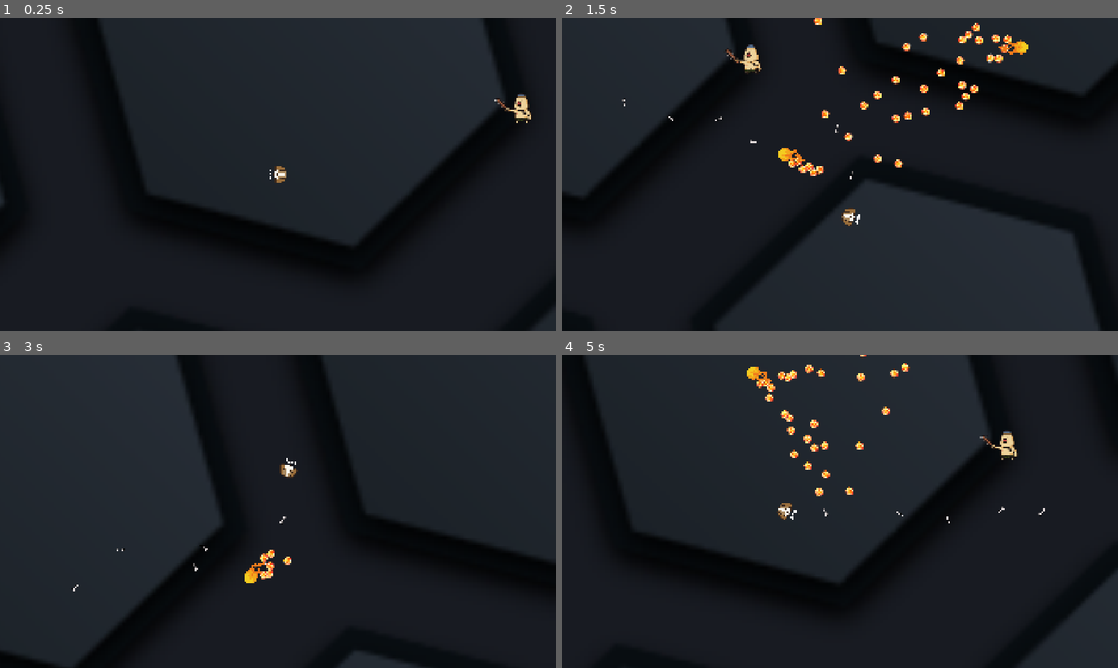
Above: before the commit, frames 1-4 (two rows, left to right).
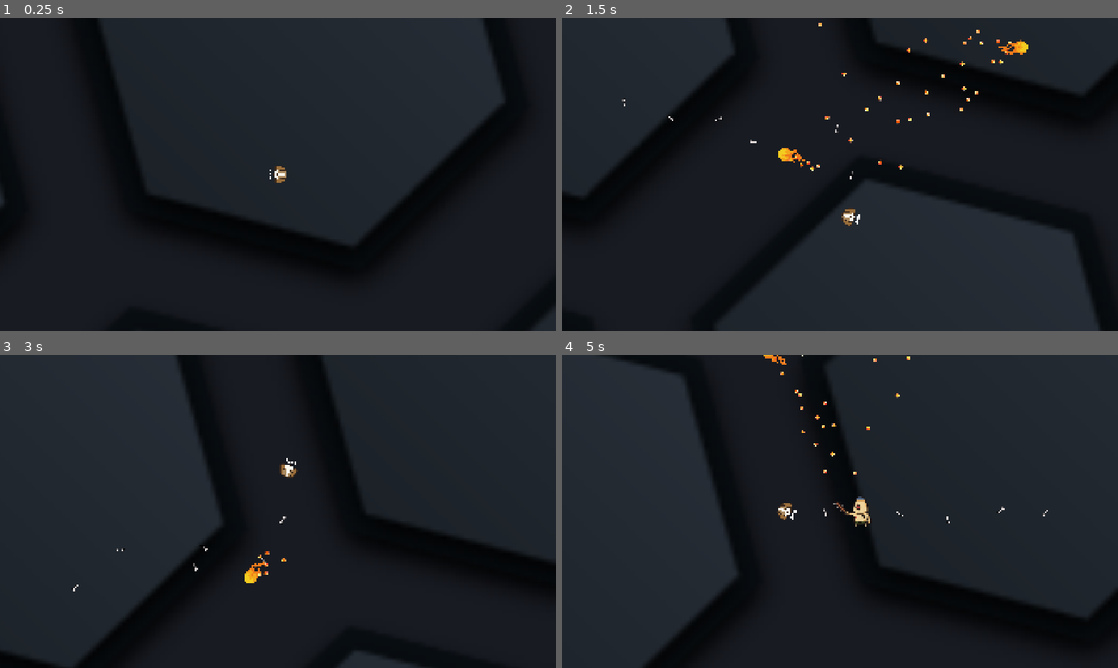
Above: after the commit, the same moments.

Repository: KartrickIsMe/shooter
Game: Godot game, scene res://ScenesAndScripts/Main.tscn
Two runs of this game, one before a commit and one after it. Both use one fixed random seed, a clock stepped at 60 frames per second and the inputs below.
Inputs (mouse positions are in pixels of both pictures, inside the frame that each line leads up to):
- Up to frame 1 (0.25 s): no input
- Up to frame 2 (1.5 s): move the mouse to (962, 158) at 0.52 s; hold Right (ui_right) 0.53-1.28 s; click (962, 158) at 0.6 s; move the mouse to (728, 190) at 1.27 s; hold Down (ui_down) from 1.28 s (still down); click (728, 190) at 1.35 s
- Up to frame 3 (3 s): move the mouse to (333, 442) at 2.02 s; release Down (ui_down) at 2.03 s; hold Right (ui_right) 2.03-2.78 s; click (333, 442) at 2.1 s; move the mouse to (250, 574) at 2.77 s; hold Up (ui_up) from 2.78 s (still down); click (250, 574) at 2.85 s
- Up to frame 4 (5 s): move the mouse to (1006, 558) at 3.52 s; release Up (ui_up) at 3.53 s; hold Left (ui_left) from 3.53 s (still down); click (1006, 558) at 3.6 s; move the mouse to (673, 464) at 4.27 s; click (673, 464) at 4.35 s

The runs differ from the first frame. In frame 1, 0.2% of the frame differs, in the area x 88-96%, y 24-34%; in frame 2, 1.5%; in frame 3, 0.2%; in frame 4, 24%, in the area x 0-100%, y 0-100%.

Commit message:
Made enemy follow player

Diff:
--- a/ScenesAndScripts/Bullet.gd
+++ b/ScenesAndScripts/Bullet.gd
@@ -1,15 +1,14 @@
 extends Area2D
 
-@export var speed = 1200
-@export var lifeTime = 10
-var direction
+@export var speed: float = 1200.0
+@export var lifeTime: int = 10
+@onready var direction: Vector2 = Vector2.RIGHT.rotated(rotation)
+@onready var A_fire = $AnimatedFire
 var velocity
-var A_fire
+
 
 func _ready() -> void:
 	print("BULLET ENTERED THE SCENE")
-	direction = Vector2.RIGHT.rotated(rotation)
-	A_fire = $AnimatedFire
 	velocity = direction * speed
 	A_fire.play("default")
 	var life_timer = Timer.new()
@@ -23,3 +22,11 @@
 
 func remove() -> void:
 	queue_free()
+
+func _on_body_entered(body: Node2D) -> void:
+	if body.is_in_group("player"):
+		return
+	if body.has_method("hurt"):
+		body.hurt()
+	else:
+		queue_free()
--- a/ScenesAndScripts/Bullet.tscn
+++ b/ScenesAndScripts/Bullet.tscn
@@ -16,8 +16,8 @@
 initial_velocity_min = 507.69
 initial_velocity_max = 507.69
 gravity = Vector3(0, 0, 0)
-scale_min = 0.47
-scale_max = 0.47
+scale_min = 0.22
+scale_max = 0.22
 
 [sub_resource type="SpriteFrames" id="SpriteFrames_3jg8h"]
 animations = [{
@@ -61,3 +61,5 @@
 frame_progress = 0.7728024
 speed_scale = 3.5
 offset = Vector2(-50, -300)
+
+[connection signal="body_entered" from="." to="." method="_on_body_entered"]
--- a/ScenesAndScripts/Enemy.gd
+++ b/ScenesAndScripts/Enemy.gd
@@ -1,4 +1,26 @@
-extends Node
+extends CharacterBody2D
+
+@export var health: int = 3
+@export var speed: float = 800.0
+@onready var player: CharacterBody2D = get_tree().get_first_node_in_group("player")
+@onready var aSprite: AnimatedSprite2D = $AnimatedSprite2D
+@onready var navAgent: NavigationAgent2D = $NavigationAgent2D
+
 
 func _ready() -> void:
-	$AnimatedSprite2D.play("default")
+	aSprite.play("default")
+
+func _physics_process(delta: float) -> void:
+	if player.global_position.x > global_position.x:
+		aSprite.flip_h = true
+	else:
+		aSprite.flip_h = false
+	navAgent.target_position = player.global_position
+	var direction = (player.global_position - global_position).normalized()
+	velocity = speed * direction
+	move_and_slide()
+
+func hurt() -> void:
+	health -= 1
+	if health <= 0:
+		queue_free()
--- a/ScenesAndScripts/Enemy.tscn
+++ b/ScenesAndScripts/Enemy.tscn
@@ -5,7 +5,7 @@
 [ext_resource type="Texture2D" uid="uid://05igk0vq1oj" path="res://Assets/Images/man/man13.png" id="9_6cc1u"]
 
 [sub_resource type="CircleShape2D" id="CircleShape2D_3jg8h"]
-radius = 24.94
+radius = 25.0
 
 [sub_resource type="SpriteFrames" id="SpriteFrames_58efn"]
 animations = [{
@@ -24,6 +24,11 @@
 [node name="Enemy" type="CharacterBody2D" unique_id=1923475542]
 script = ExtResource("1_wignu")
 
+[node name="Area2D" type="Area2D" parent="." unique_id=1727970074]
+
+[node name="CollisionShape2D" type="CollisionShape2D" parent="Area2D" unique_id=901858726]
+shape = SubResource("CircleShape2D_3jg8h")
+
 [node name="CollisionShape2D" type="CollisionShape2D" parent="." unique_id=1116013116]
 shape = SubResource("CircleShape2D_3jg8h")
 
@@ -31,4 +36,6 @@
 position = Vector2(11, 0)
 scale = Vector2(1.355, 1.355)
 sprite_frames = SubResource("SpriteFrames_58efn")
-frame_progress = 0.34548166
+frame_progress = 0.9815085
+
+[node name="NavigationAgent2D" type="NavigationAgent2D" parent="." unique_id=1185772025]
--- a/ScenesAndScripts/Main.tscn
+++ b/ScenesAndScripts/Main.tscn
@@ -65,4 +65,4 @@
 texture = ExtResource("4_rgh2o")
 
 [node name="Enemy" parent="." unique_id=1923475542 instance=ExtResource("5_mg0sr")]
-position = Vector2(3864, 2112)
+position = Vector2(6368, 816)
--- a/ScenesAndScripts/Player.gd
+++ b/ScenesAndScripts/Player.gd
@@ -1,6 +1,6 @@
 extends CharacterBody2D
 
-@export var speed := 1000
+@export var speed: float = 1000.0
 const bullet_scene = preload("res://ScenesAndScripts/Bullet.tscn")
 
 func _ready() -> void:
--- a/project.godot
+++ b/project.godot
@@ -10,7 +10,7 @@
 
 [application]
 
-config/name="shooter2-2d"
+config/name="shooter2d"
 run/main_scene="uid://dcsrpbsm2b7mm"
 config/features=PackedStringArray("4.7", "GL Compatibility")
 config/icon="res://icon.svg"
@@ -43,3 +43,4 @@
 rendering_device/driver.windows="d3d12"
 renderer/rendering_method="gl_compatibility"
 renderer/rendering_method.mobile="gl_compatibility"
+textures/vram_compression/import_etc2_astc=true
Not shown, added: export_presets.cfg
